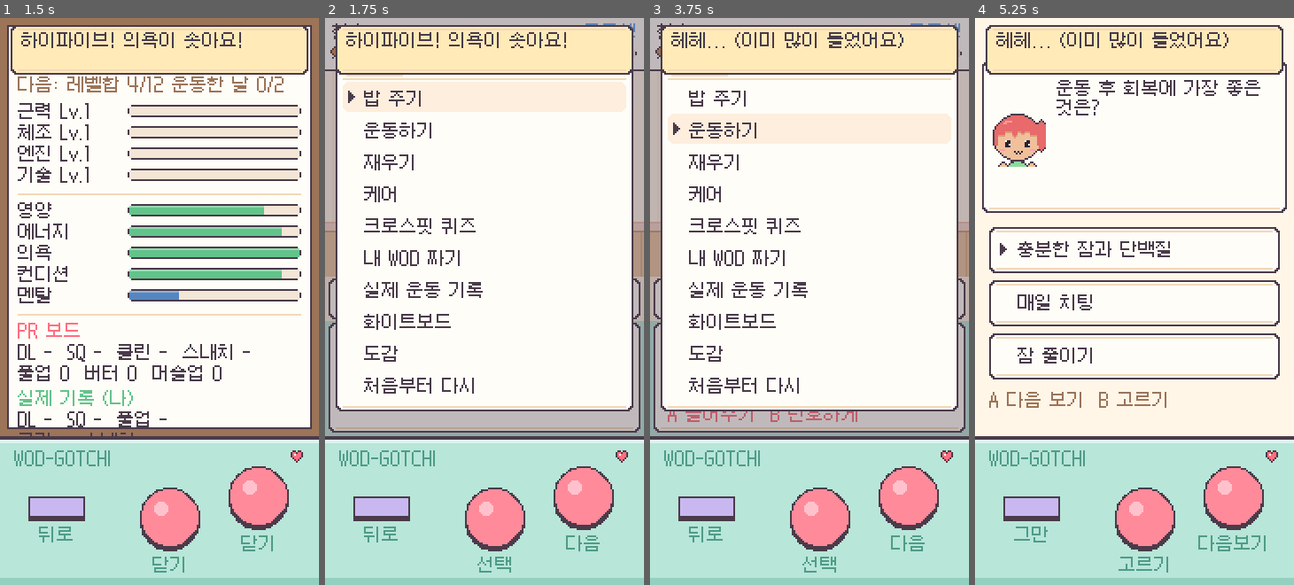
Above: before the commit, frames 1-4 (left to right).
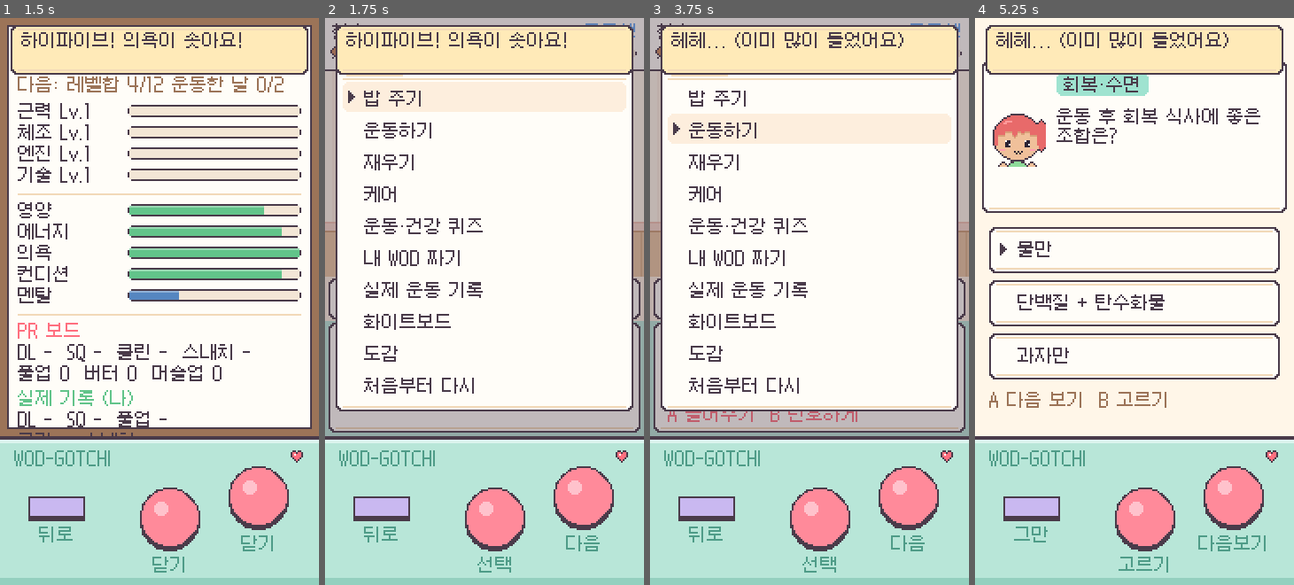
Above: after the commit, the same moments.

Repository: youngjungcho/WOD-GOTCHI
Game: Godot game, scene res://tests/SmokeTest.tscn
The game is run twice, just before and just after one commit, with the same random seed, the same clock (stepped at 60 frames per second) and the same inputs. This scene is started directly instead of the project's main scene.
Inputs (mouse positions are in pixels of both pictures, inside the frame that each line leads up to):
- Up to frame 1 (1.5 s): tap Enter at 0.5 s; move the mouse to (229, 273) at 0.52 s; hold Right 0.53-1.28 s; tap Z at 0.6 s; click (229, 273) at 0.67 s; tap Space at 0.77 s; move the mouse to (95, 329) at 1.27 s; hold Down from 1.28 s (still down); tap X at 1.35 s
- Up to frame 2 (1.75 s): keep holding Down; tap Space at 1.52 s
- Up to frame 3 (3.75 s): move the mouse to (841, 176) at 2.02 s; release Down at 2.03 s; hold Right 2.03-2.78 s; tap Enter at 2.1 s; tap Space at 2.75, 3.02 s; move the mouse to (793, 414) at 2.77 s; hold Up 2.78-3.53 s; tap Tab at 2.85 s; click (793, 414) at 2.92 s; move the mouse to (905, 386) at 3.52 s; hold Left from 3.53 s (still down); tap C at 3.6 s
- Up to frame 4 (5.25 s): tap Space at 3.77, 4.52 s; move the mouse to (1038, 216) at 4.27 s; tap Z at 4.35 s; move the mouse to (1150, 301) at 5.02 s; release Left at 5.03 s; hold Down from 5.03 s (still down); tap X at 5.1 s; click (1150, 301) at 5.17 s

Frame 1 is identical in both runs. In frame 2, 0.4% of the frame differs, in the area x 12-50%, y 35-39%; in frame 3, 0.4%; in frame 4, 3.4%, in the area x 13-90%, y 10-61%.

Commit message:
퀴즈를 6개 분야 70문제로 확장
- 크로스핏 외에 운동 상식·영양·회복/수면·건강 상식·부상 예방 문제 추가
- 서로 다른 분야에서 섞어서 출제, 문제마다 분야 꼬리표 표시
- 메뉴 이름을 '운동·건강 퀴즈'로 변경

Co-Authored-By: Claude Opus 5.5 <noreply@anthropic.com>

Diff:
--- a/scripts/menus.gd
+++ b/scripts/menus.gd
@@ -10,7 +10,7 @@
 		{"label": "운동하기", "cb": func(): _try_workout(main, func(): main.push(workout_menu(main)))},
 		{"label": "깨우기" if sleeping else "재우기", "cb": func(): _done(main, GameState.toggle_sleep())},
 		{"label": "케어", "cb": func(): main.push(care_menu(main))},
-		{"label": "꿈속 퀴즈" if sleeping else "크로스핏 퀴즈", "cb": func(): main.pop(); main.push(QuizScreen.new())},
+		{"label": "꿈속 퀴즈" if sleeping else "운동·건강 퀴즈", "cb": func(): main.pop(); main.push(QuizScreen.new())},
 		{"label": "내 WOD 짜기", "cb": func(): main.push(wod_list_menu(main))},
 		{"label": "실제 운동 기록", "cb": func(): main.push(real_menu(main))},
 		{"label": "화이트보드", "cb": func(): main.pop(); main.push(StatsScreen.new())},
--- a/scripts/quiz.gd
+++ b/scripts/quiz.gd
@@ -1,8 +1,9 @@
 class_name Quiz
 extends RefCounted
-## 크로스핏 상식 퀴즈. 첫 번째 보기가 정답이고, 낼 때 보기 순서를 섞는다.
+## 운동·건강 상식 퀴즈. 첫 번째 보기가 정답이고, 낼 때 보기 순서를 섞는다.
+## 분야별 문제 목록을 합쳐서 섞어 낸다. (건강 내용은 널리 알려진 일반 상식 수준)
 
-const QUESTIONS := [
+const CROSSFIT := [
 	["WOD는 무엇의 줄임말?", ["Workout Of the Day", "World Of Dumbbells", "Weight On Deck"]],
 	["AMRAP의 뜻은?", ["정해진 시간 동안 최대한 많이", "매 분 시작마다 정해진 횟수", "딱 한 번만 하기"]],
 	["EMOM의 뜻은?", ["매 분 시작마다 정해진 동작", "끝날 때까지 쉬지 않기", "가장 무거운 무게 찾기"]],
@@ -36,15 +37,94 @@
 ]
 
 
-## n개의 문제를 뽑는다. 각 문제: {q, options(섞인 보기), answer(정답 인덱스)}
+const EXERCISE := [
+	["근육이 실제로 커지는 때는?", ["운동 후 쉬며 회복할 때", "운동하는 바로 그 순간", "땀 흘릴 때"]],
+	["워밍업의 주된 목적은?", ["체온·관절을 풀어 부상 예방", "근육을 미리 지치게 하기", "땀으로 체중 빼기"]],
+	["'점진적 과부하'란?", ["무게·횟수를 조금씩 늘리기", "매일 최대 무게만 들기", "운동량을 계속 줄이기"]],
+	["대표적인 유산소 운동은?", ["달리기·자전거", "1RM 데드리프트", "가만히 스트레칭"]],
+	["스쿼트에서 주로 쓰는 근육은?", ["허벅지와 엉덩이", "이두근", "손가락"]],
+	["풀업에서 주로 쓰는 등 근육은?", ["광배근", "대흉근", "대퇴사두근"]],
+	["플랭크가 주로 단련하는 곳은?", ["코어(몸통)", "종아리", "손목"]],
+	["인터벌 트레이닝이란?", ["고강도와 휴식을 번갈아", "하루 종일 천천히 걷기", "같은 속도로만 계속"]],
+	["근육통(DOMS)이 보통 가장 심한 때는?", ["운동 1~2일 뒤", "운동 직후 1분", "일주일 뒤"]],
+	["운동 후 정리운동(쿨다운)의 효과는?", ["심박을 천천히 내리기", "근육량 급증", "체중 즉시 감소"]],
+]
+
+const NUTRITION := [
+	["근육 회복에 특히 중요한 영양소는?", ["단백질", "설탕", "알코올"]],
+	["탄수화물의 주된 역할은?", ["몸의 주 에너지원", "뼈를 만드는 재료", "아무 역할 없음"]],
+	["땀으로 많이 빠지는 전해질은?", ["나트륨", "단백질", "지방"]],
+	["물 마시기 좋은 방법은?", ["운동 전·중·후 조금씩", "끝나고 한 번에 왕창", "목말라도 참기"]],
+	["단백질이 풍부한 음식은?", ["닭가슴살·계란·두부", "사탕", "콜라"]],
+	["식이섬유가 많은 음식은?", ["채소·현미·귀리", "버터", "탄산음료"]],
+	["지방의 역할로 맞는 것은?", ["에너지 저장·호르몬 재료", "아무 역할 없음", "근육만 만듦"]],
+	["칼슘이 특히 중요한 곳은?", ["뼈와 치아", "머리카락 색", "눈동자 색"]],
+	["철분이 부족하면 생기기 쉬운 것은?", ["빈혈", "근육 증가", "키 성장"]],
+	["1g당 칼로리가 가장 높은 것은?", ["지방(약 9kcal)", "단백질(약 4kcal)", "탄수화물(약 4kcal)"]],
+]
+
+const RECOVERY := [
+	["성인 권장 수면 시간은?", ["약 7~9시간", "약 3~4시간", "12시간 이상"]],
+	["깊은 잠에서 많이 나와 회복을 돕는 것은?", ["성장 호르몬", "아드레날린", "카페인"]],
+	["자기 직전 피하면 좋은 것은?", ["밝은 화면과 카페인", "가벼운 스트레칭", "물 한 모금"]],
+	["'적극적 휴식'의 예는?", ["가벼운 걷기·자전거", "1RM 도전", "밤새기"]],
+	["폼롤러를 쓰는 주된 이유는?", ["근육 긴장 풀기", "근육량 늘리기", "살 빼기"]],
+	["같은 근육을 세게 쓴 다음엔?", ["회복할 시간을 준다", "매일 똑같이 세게", "영원히 안 쓴다"]],
+	["잠이 부족하면 운동에 생기는 일은?", ["회복·집중력이 떨어짐", "기록이 쑥 오름", "아무 영향 없음"]],
+	["운동 후 회복 식사에 좋은 조합은?", ["단백질 + 탄수화물", "물만", "과자만"]],
+]
+
+const HEALTH := [
+	["안정 시 심박수로 흔히 말하는 범위는?", ["분당 60~100회", "분당 20~40회", "분당 150~200회"]],
+	["최대 심박수를 대략 추정하는 공식은?", ["220 − 나이", "100 + 나이", "나이 × 2"]],
+	["WHO가 권하는 주당 중강도 유산소는?", ["150분 이상", "30분", "10분"]],
+	["근력 운동은 일주일에 최소 몇 번 권장?", ["2번 이상", "한 달에 1번", "필요 없음"]],
+	["오래 앉아 있을 때 좋은 습관은?", ["틈틈이 일어나 움직이기", "몇 시간 내리 앉기", "다리 꼬고 버티기"]],
+	["스트레스 해소에 도움이 되는 것은?", ["운동과 충분한 잠", "밤새기", "끼니 거르기"]],
+]
+
+const INJURY := [
+	["운동 중 날카로운 통증이 오면?", ["멈추고 상태 확인", "참고 더 세게", "무게를 더 올리기"]],
+	["바벨 운동 전 확인할 것은?", ["자세·주변 공간·클립", "핸드폰 알림", "신발 색"]],
+	["응급처치 RICE의 I는?", ["얼음 찜질(Ice)", "더 세게(Intense)", "무시(Ignore)"]],
+	["스쿼트할 때 무릎 방향은?", ["발끝과 같은 방향", "안쪽으로 모으기", "바깥으로 꺾기"]],
+	["데드리프트할 때 허리는?", ["곧게(중립) 유지", "둥글게 말기", "과하게 꺾기"]],
+	["새 동작을 배울 때 좋은 방법은?", ["가벼운 무게로 자세부터", "처음부터 최대 무게", "남의 기록 따라하기"]],
+]
+
+const CATEGORIES := {
+	"크로스핏": CROSSFIT, "운동 상식": EXERCISE, "영양": NUTRITION,
+	"회복·수면": RECOVERY, "건강 상식": HEALTH, "부상 예방": INJURY,
+}
+
+
+static func total() -> int:
+	var n := 0
+	for c in CATEGORIES:
+		n += (CATEGORIES[c] as Array).size()
+	return n
+
+
+## n개의 문제를 뽑는다. 서로 다른 분야에서 먼저 하나씩 고른다.
+## 각 문제: {cat, q, options(섞인 보기), answer(정답 인덱스)}
 static func pick(n: int) -> Array:
-	var idx := range(QUESTIONS.size())
-	idx.shuffle()
+	var cats: Array = CATEGORIES.keys()
+	cats.shuffle()
 	var out := []
-	for i in mini(n, idx.size()):
-		var qa: Array = QUESTIONS[idx[i]]
+	var used := {}
+	var k := 0
+	while out.size() < n and k < 50:
+		var cat: String = cats[k % cats.size()]
+		k += 1
+		var list: Array = CATEGORIES[cat]
+		var qi := randi() % list.size()
+		var key := "%s%d" % [cat, qi]
+		if used.has(key):
+			continue
+		used[key] = true
+		var qa: Array = list[qi]
 		var opts: Array = (qa[1] as Array).duplicate()
 		var right: String = opts[0]
 		opts.shuffle()
-		out.append({"q": qa[0], "options": opts, "answer": opts.find(right)})
+		out.append({"cat": cat, "q": qa[0], "options": opts, "answer": opts.find(right)})
 	return out
--- a/scripts/screens/quiz_screen.gd
+++ b/scripts/screens/quiz_screen.gd
@@ -1,6 +1,6 @@
 class_name QuizScreen
 extends Screen
-## 크로스핏 퀴즈 3문제. 자는 중이면 '꿈속 퀴즈'. 에너지를 쓰지 않는다.
+## 운동·건강 퀴즈 3문제 (여러 분야 섞어서). 자는 중이면 '꿈속 퀴즈'. 에너지를 쓰지 않는다.
 ## A: 다음 보기, B: 고르기 (보기를 직접 터치해도 된다), 메뉴: 그만두기
 
 const COUNT := 3
@@ -98,12 +98,17 @@
 		draw_rect(Rect2(Vector2.ZERO, size), Pal.LIGHT)
 	if _i >= _qs.size():
 		return
-	var title := "꿈속 크로스핏 퀴즈" if _dream else "크로스핏 퀴즈"
+	var title := "꿈속 퀴즈" if _dream else "운동·건강 퀴즈"
 	Pal.text(self, Vector2(8, 6), "%s  %d/%d" % [title, _i + 1, _qs.size()], Pal.WHITE if _dream else Pal.INK)
 	var qr := Rect2(4, 24, size.x - 8, 86)
 	Pal.window(self, qr)
 	Pal.athlete(self, qr.position + Vector2(4, 30), GameState.data.look, "happy" if _dream else "idle", 1, t, 0.0, GameState.style(), 30)
-	Pal.text_wrap(self, qr.position + Vector2(42, 10), _qs[_i].q, qr.size.x - 50, Pal.INK, 10, 5)
+	# 분야 꼬리표
+	var cat: String = _qs[_i].cat
+	var tw := Pal.text_width(cat) + 8
+	Pal.round_rect(self, Rect2(qr.position.x + 42, qr.position.y + 7, tw, 13), Pal.MINT)
+	Pal.text(self, qr.position + Vector2(46, 8), cat, Pal.INK)
+	Pal.text_wrap(self, qr.position + Vector2(42, 26), _qs[_i].q, qr.size.x - 50, Pal.INK, 10, 4)
 	var opts: Array = _qs[_i].options
 	for k in opts.size():
 		var r := _opt_rect(k)
--- a/tests/smoke_test.gd
+++ b/tests/smoke_test.gd
@@ -353,6 +353,13 @@
 	print("sleep eta=", GameState.sleep_eta_minutes(), "min rate=", GameState.sleep_rate())
 	await wait(0.3)
 	await shot("sleeping")
+	print("quiz total=", Quiz.total())
+	for i in 3:
+		var qs := Quiz.pick(3)
+		var line := []
+		for q in qs:
+			line.append("%s:%s(%s)" % [q.cat, q.q, q.options[q.answer]])
+		print(" | ".join(line))
 	# 꿈속 퀴즈
 	main.push(QuizScreen.new())
 	await wait(0.3)
Not shown, changed: docs/GAME_DESIGN.md
